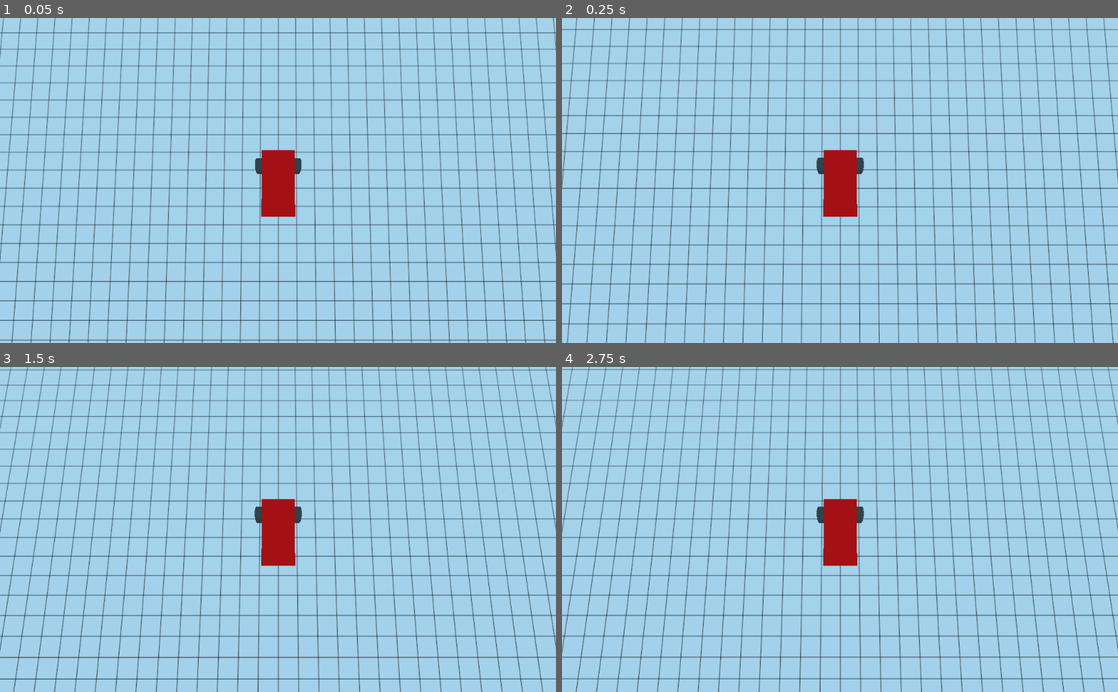
Above: before the commit, frames 1-4 (two rows, left to right).
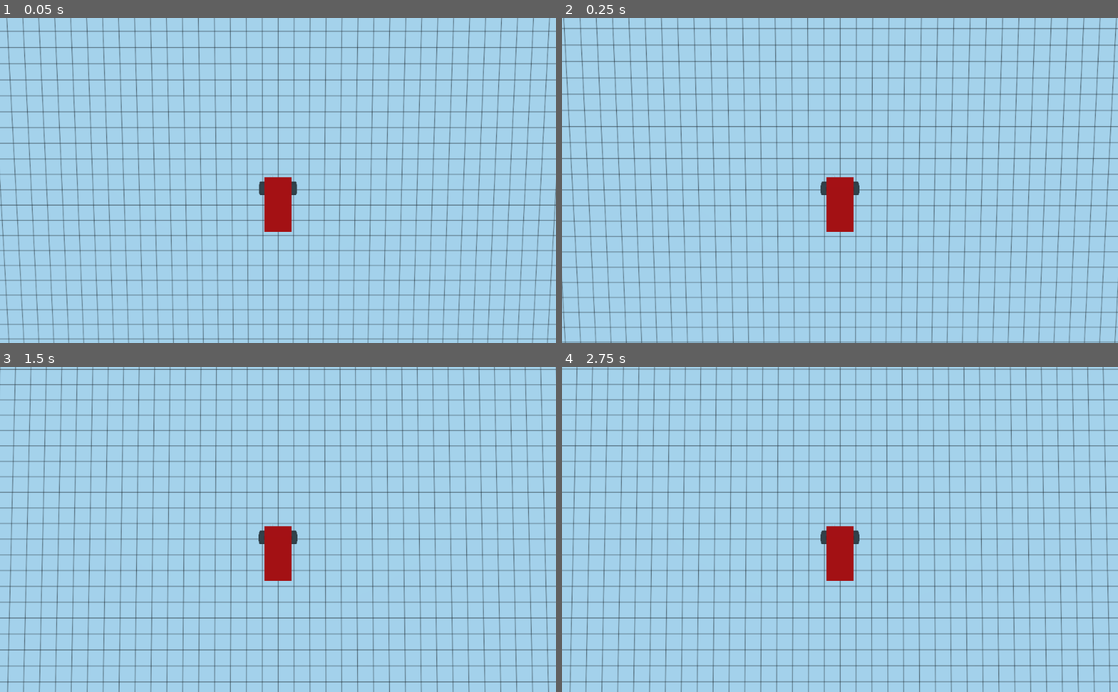
Above: after the commit, the same moments.

Repository: eellak/fossbot-web-simulator
Game: Godot game, scene res://Spatial.tscn
Two runs of this game, one before a commit and one after it. Both use one fixed random seed, a clock stepped at 60 frames per second and the inputs below.
Inputs:
- Up to frame 1 (0.05 s): no input
- Up to frame 2 (0.25 s): no input
- Up to frame 3 (1.5 s): hold D (right) 0.53-1.28 s; hold S (back) from 1.28 s (still down)
- Up to frame 4 (2.75 s): tap Enter at 2 s; release S (back) at 2.03 s; hold D (right) from 2.03 s (still down)

The runs differ from the first frame. In frame 1, 26% of the frame differs, in the area x 0-100%, y 0-100%; in frame 2, 25%; in frame 3, 24%; in frame 4, 25%.

Commit message:
impl rgb led

Diff:
--- a/godot/Spatial.tscn
+++ b/godot/Spatial.tscn
@@ -45,6 +45,13 @@
 [sub_resource type="ConvexPolygonShape" id=12]
 points = PoolVector3Array( 4.30252, 2.53948, 0.115669, -0.699977, 3.13137, -4.66773, -0.346886, 2.87896, -4.52223, -3.8 …(1753 unchanged characters)…
 
+[sub_resource type="SphereMesh" id=15]
+radius = 0.1
+height = 0.2
+radial_segments = 32
+
+[sub_resource type="SpatialMaterial" id=16]
+
 [sub_resource type="CubeMesh" id=13]
 
 [sub_resource type="ConcavePolygonShape" id=14]
@@ -67,7 +74,7 @@
 script = ExtResource( 1 )
 
 [node name="Camera" type="Camera" parent="fossbot"]
-transform = Transform( 1, 0, 0, 0, 0.0250952, 0.999685, 0, -0.999685, 0.0250952, -0.0115578, 3.70562, -0.027037 )
+transform = Transform( 1, 0, 0, 0, -0.0143636, 0.999897, 0, -0.999897, -0.0143636, 0, 4.437, -1.38479 )
 current = true
 fov = 129.375
 
@@ -191,6 +198,11 @@
 fov = 33.4
 size = 0.075
 
+[node name="led" type="MeshInstance" parent="fossbot"]
+transform = Transform( 1, 0, 0, 0, 1, 0, 0, 0, 1, -0.376398, 0, -1.5535 )
+mesh = SubResource( 15 )
+material/0 = SubResource( 16 )
+
 [node name="obstacle" type="MeshInstance" parent="."]
 transform = Transform( 1, 0, 0, 0, 1, 0, 0, 0, 1, 2.05796, 1.1594, -6.40437 )
 mesh = SubResource( 13 )
--- a/godot/car.gd
+++ b/godot/car.gd
@@ -29,19 +29,25 @@
 	var d = parsedJson.get_result()
 	# print("Got data from server: " + pkt.get_string_from_utf8())
 	# changes player's velocity accordind to input:
-	vel_right = d["vel_right"]
-	vel_left = d["vel_left"]
 	var req_func = d["func"]
 	if req_func == "move_forward":
+		vel_right = d["vel_right"]
+		vel_left = d["vel_left"]
 		vel_right = abs(vel_right)
 		vel_left = abs(vel_left)
 	elif req_func == "move_backward":
+		vel_right = d["vel_right"]
+		vel_left = d["vel_left"]
 		vel_right = -abs(vel_right)
 		vel_left = -abs(vel_left)
 	elif req_func == "rotate_clockwise":
+		vel_right = d["vel_right"]
+		vel_left = d["vel_left"]
 		vel_right = -abs(vel_right)
 		vel_left = abs(vel_left)
 	elif req_func == "rotate_counterclockwise":
+		vel_right = d["vel_right"]
+		vel_left = d["vel_left"]
 		vel_right = abs(vel_right)
 		vel_left = -abs(vel_left)
 	elif req_func == "get_position":
@@ -50,6 +56,8 @@
 		var pos_z = self.global_transform.origin.z
 		var msg = "Player position = x: " + str(pos_x) + ", z: " + str(pos_z)
 		send(msg)	# sends data back to server
+	elif req_func == "rgb_set_color":
+		change_rgb(d["color"])
 	elif req_func == "stop":	# stops
 		stop()
 		vel_right = 0
@@ -85,7 +93,7 @@
 	# UPDATE OF SENSORS POSITION (VERY IMPORTANT TO BE HERE) ======================================
 	update_all_ground_sensors()
 	# ============================================================================
-	print(get_darkness_percent(middle_sensor))
+	# print(get_darkness_percent(middle_sensor))
 
 
 func move(right_vel, left_vel):
@@ -139,7 +147,7 @@
 	for y in range(image.get_height()):
 		for x in range(image.get_width()):
 			var c = image.get_pixel(x, y)
-			var grayscale = c.gray()
+			var grayscale = c.v
 			total_grayscale += grayscale
 
 	return total_grayscale / (64 * 64)
@@ -170,3 +178,25 @@
 	set_ground_sensor_pos(middle_sensor, 0, -1.45, -90)
 	set_ground_sensor_pos(right_sensor, 0.4, -1.45, -90)
 	set_ground_sensor_pos(left_sensor, -0.4, -1.45, -90)
+
+func change_rgb(color):
+	var material = $led.get_surface_material(0)
+	if color == 'red':
+		material.albedo_color = Color(1, 0, 0)
+	elif color == 'green':
+		material.albedo_color = Color(0, 1, 0)
+	elif color == 'blue':
+		material.albedo_color = Color(0, 0, 1)
+	elif color == 'white':
+		material.albedo_color = Color(1, 1, 1)
+	elif color == 'yellow':
+		material.albedo_color = Color(1, 1, 0)
+	elif color == 'cyan':
+		material.albedo_color = Color(0, 1, 1)
+	elif color == 'violet':
+		material.albedo_color = Color(1, 0, 1)
+	elif color == 'closed':
+		material.albedo_color = Color(0, 0, 0)
+	else:
+		print('Uknown color!')
+	$led.set_surface_material(0, material)
Not shown: 1 places in godot/Spatial.tscn that only renumber resources
Not shown, changed: godot/exports/index.html
Not shown, changed: godot/exports/index.pck
Not shown, changed: godot/server.py
